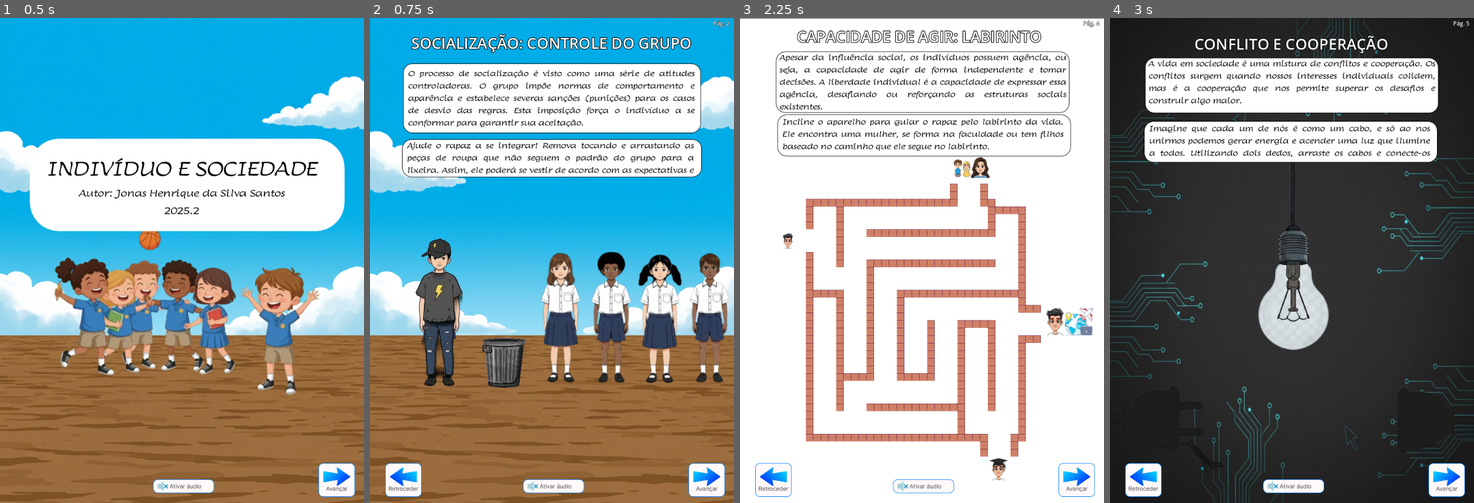
Above: before the commit, frames 1-4 (left to right).
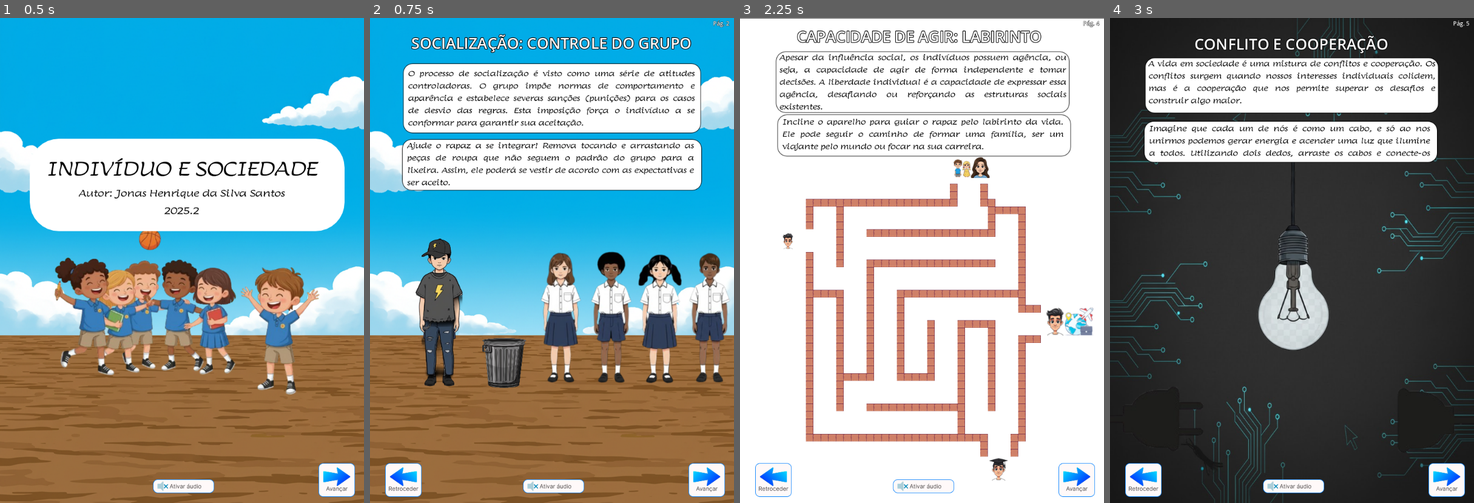
Above: after the commit, the same moments.

Repository: JonasHenriqueDev/individuo-e-sociedade
Game: Godot game, scene res://scenes/page1.tscn
Two runs of this game, one before a commit and one after it. Both use one fixed random seed, a clock stepped at 60 frames per second and the inputs below. Video files are missing from this copy of the repository; at most half a second of black plays in their place.
Inputs (mouse positions are in pixels of both pictures, inside the frame that each line leads up to):
- Up to frame 1 (0.5 s): no input
- Up to frame 2 (0.75 s): click (708, 478) at 0.5 s
- Up to frame 3 (2.25 s): click (1078, 478) at 1.25 s; click (1078, 478) at 2 s
- Up to frame 4 (3 s): click (1448, 478) at 2.75 s

Frame 1 is identical in both runs. In frame 2, 2.5% of the frame differs, in the area x 8-92%, y 31-36%; in frame 3, 1.0%; in frame 4, nothing differs.

Commit message:
FINALIZADO (agora sim)

Diff:
--- a/scenes/page2.tscn
+++ b/scenes/page2.tscn
@@ -6,12 +6,12 @@
 [ext_resource type="Texture2D" uid="uid://c1sg8d6sfpmle" path="res://assets/images/grupocriancas.png" id="3_b88r2"]
 [ext_resource type="Texture2D" uid="uid://24wl5mx3sdav" path="res://assets/images/btn_voltar.png" id="4_ari61"]
 [ext_resource type="Texture2D" uid="uid://he12nfo0vj1v" path="res://assets/images/desativar_audio.png" id="4_dy5hd"]
-[ext_resource type="PackedScene" uid="uid://cxjdjq0sffpn7" path="res://lixeira.tscn" id="4_v88ug"]
+[ext_resource type="PackedScene" uid="uid://cxjdjq0sffpn7" path="res://scenes/lixeira.tscn" id="4_v88ug"]
 [ext_resource type="FontFile" uid="uid://bg1l1wrq5jflu" path="res://assets/fonts/Lumanosimo-Regular.ttf" id="5_e5jb8"]
 [ext_resource type="Texture2D" uid="uid://bgb220vt5tmdp" path="res://assets/images/boy.png" id="5_rre4x"]
-[ext_resource type="PackedScene" uid="uid://33nud3iv5cjv" path="res://camiseta.tscn" id="6_bcfwf"]
-[ext_resource type="PackedScene" uid="uid://obv1l581un05" path="res://calca.tscn" id="6_ksih4"]
-[ext_resource type="PackedScene" uid="uid://dyhfidsb45dit" path="res://bone_drag.tscn" id="6_v88ug"]
+[ext_resource type="PackedScene" uid="uid://33nud3iv5cjv" path="res://scenes/camiseta.tscn" id="6_bcfwf"]
+[ext_resource type="PackedScene" uid="uid://obv1l581un05" path="res://scenes/calca.tscn" id="6_ksih4"]
+[ext_resource type="PackedScene" uid="uid://dyhfidsb45dit" path="res://scenes/bone_drag.tscn" id="6_v88ug"]
 
 [sub_resource type="GDScript" id="GDScript_63ehy"]
 resource_name = "Page2Script"
@@ -246,7 +246,7 @@
 offset_left = 69.0
 offset_top = 257.0
 offset_right = 699.0
-offset_bottom = 335.0
+offset_bottom = 363.0
 theme_override_styles/panel = SubResource("StyleBoxFlat_hlm4o")
 
 [node name="Content" type="Label" parent="TextBox2"]
@@ -254,7 +254,7 @@
 offset_left = 9.0
 offset_top = 1.0
 offset_right = 614.0
-offset_bottom = 78.0
+offset_bottom = 103.0
 theme_override_colors/font_color = Color(0, 0, 0, 1)
 theme_override_fonts/font = ExtResource("5_e5jb8")
 theme_override_font_sizes/font_size = 16
--- a/scenes/page4.tscn
+++ b/scenes/page4.tscn
@@ -199,7 +199,7 @@
 theme_override_colors/font_color = Color(0, 0, 0, 1)
 theme_override_fonts/font = ExtResource("5_xdte5")
 theme_override_font_sizes/font_size = 16
-text = "Incline o aparelho para gular o rapaz pelo labirinto da vida. Ele encontra uma mulher, se forma na faculdade ou tem filhos baseado no caminho que ele segue no labirinto."
+text = "Incline o aparelho para guiar o rapaz pelo labirinto da vida. Ele pode seguir o caminho de formar uma família, ser um viajante pelo mundo ou focar na sua carreira."
 horizontal_alignment = 3
 autowrap_mode = 2
 justification_flags = 35
Not shown, added: assets/audio/CAPACIDADE DE A.mp3.import
Not shown, changed: assets/audio/pag4.ogg.import
Not shown: 1 places in scenes/page4.tscn that only renumber resources
Not shown, changed: Indivíduo e Sociedade.apk
Not shown, changed: Indivíduo e Sociedade.apk.idsig
Not shown, added: assets/audio/CAPACIDADE DE A.mp3
Not shown, changed: assets/audio/pag4.ogg
